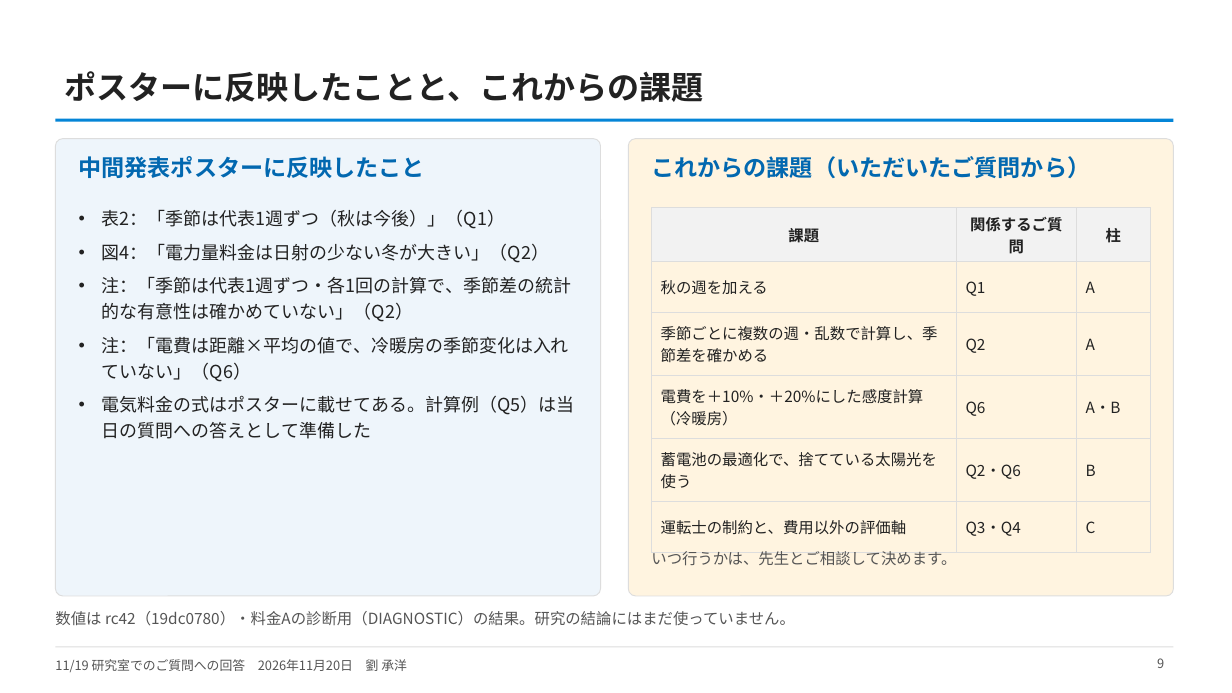
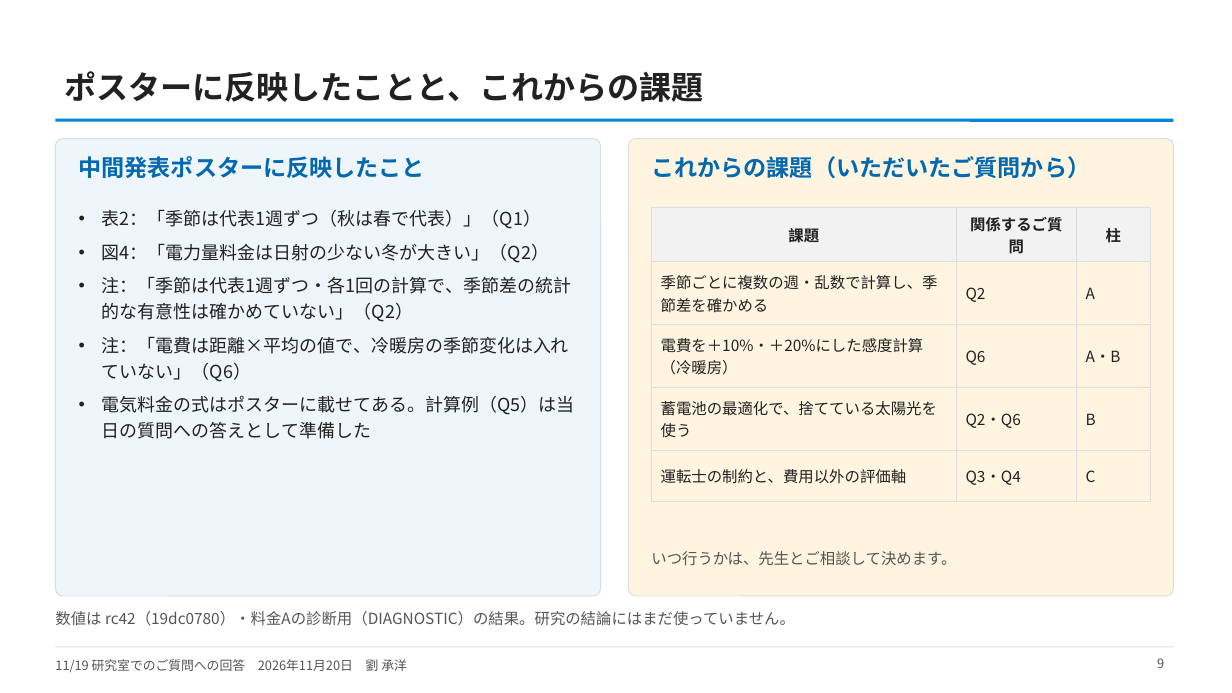
Before and after one commit to CYLIU2003/master-course, a slide deck: slide 9 of outcome/2026-11-20_lab_questions/研究室からのご質問への回答_20261120.pptx. Drawn at 1232x693 pixels with LibreOffice and Linux fonts; fonts in the diff are those of the drawing. Boxes give left, top, right and bottom in pixels: in the first picture for what was removed or moved away, otherwise in the second. Text is boxed around its words. In the diff, an @@ line names an element or a change of style, - is before the commit and + after.

```diff
--- a/outcome/2026-11-20_lab_questions/研究室からのご質問への回答_20261120.pptx
+++ b/outcome/2026-11-20_lab_questions/研究室からのご質問への回答_20261120.pptx
@@ text at bbox=[102, 209, 542, 229]: text changed @@
-• 表2：「季節は代表1週ずつ（秋は今後）」（Q1）
+• 表2：「季節は代表1週ずつ（秋は春で代表）」（Q1）
@@ table at bbox=[652, 208, 1151, 489] @@
-row 2: 秋の週を加える | Q1 | A
```
Also in this commit, not shown: 2 other slides changed, 7 other files.
